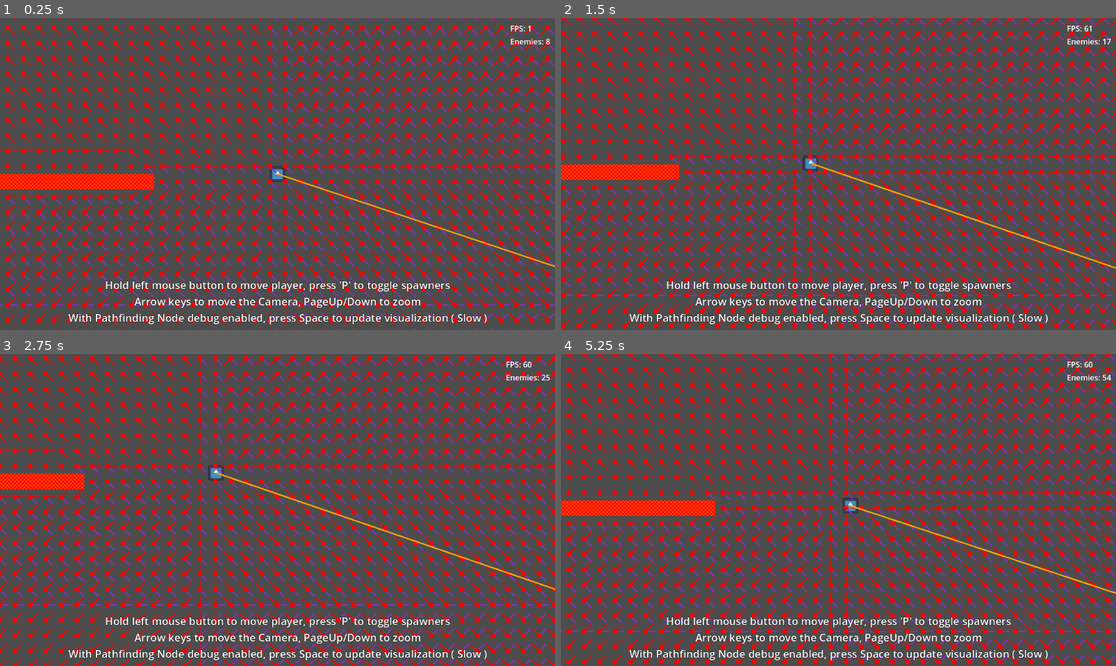
Above: before the commit, frames 1-4 (two rows, left to right).
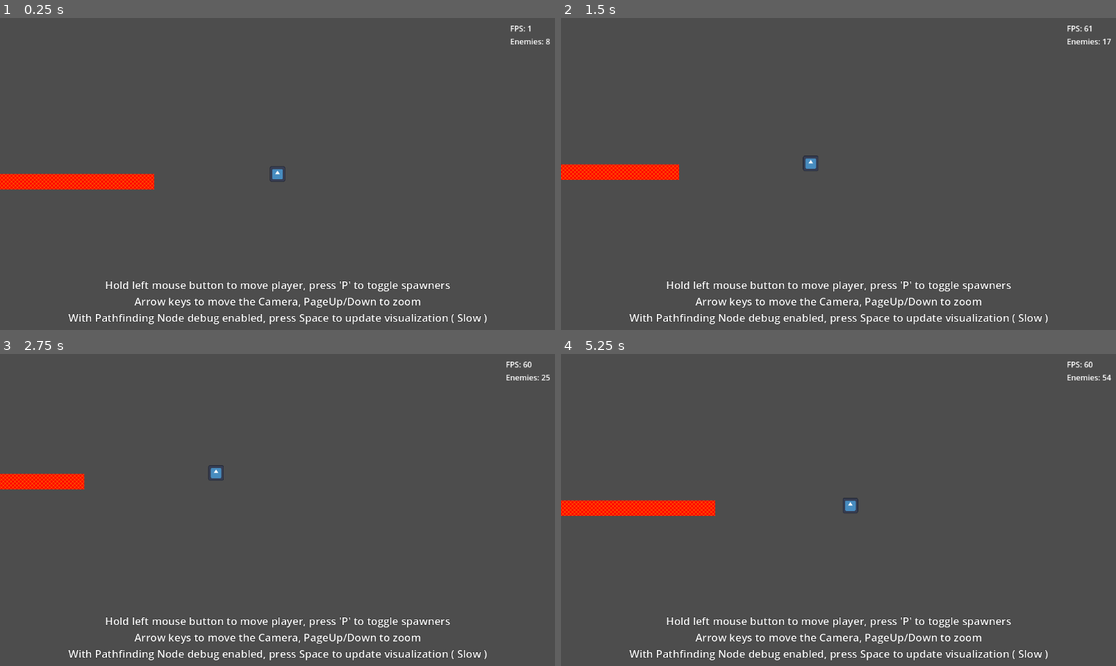
Above: after the commit, the same moments.

Repository: Griiimon/Manymies
Game: Godot game, scene res://main_large_level.tscn
Two runs of this game, one before a commit and one after it. Both use one fixed random seed, a clock stepped at 60 frames per second and the inputs below. The engine's default icon, where the game draws it, is replaced by a stand-in: a white triangle on a blue panel in a dark square.
Inputs (mouse positions are in pixels of both pictures, inside the frame that each line leads up to):
- Up to frame 1 (0.25 s): no input
- Up to frame 2 (1.5 s): tap P (pause_spawner) at 0.5, 1.25 s; move the mouse to (960, 158) at 0.52 s; hold Right (ui_right) 0.53-1.28 s; click (960, 158) at 0.67 s; tap Space (ui_select) at 0.77 s; move the mouse to (727, 189) at 1.27 s; hold Down (ui_down) from 1.28 s (still down)
- Up to frame 3 (2.75 s): tap Space (ui_select) at 1.52 s; tap P (pause_spawner) at 2 s; move the mouse to (333, 441) at 2.02 s; release Down (ui_down) at 2.03 s; hold Right (ui_right) from 2.03 s (still down)
- Up to frame 4 (5.25 s): tap P (pause_spawner) at 2.75, 3.5, 4.25 s; move the mouse to (810, 572) at 2.77 s; release Right (ui_right) at 2.78 s; hold Up (ui_up) 2.78-3.53 s; click (810, 572) at 2.92 s; tap Space (ui_select) at 3.02, 3.77, 4.52 s; move the mouse to (1005, 556) at 3.52 s; hold Left (ui_left) 3.53-5.03 s; move the mouse to (672, 463) at 4.27 s; move the mouse to (866, 510) at 5.02 s; hold Down (ui_down) from 5.03 s (still down); click (866, 510) at 5.17 s

The runs differ from the first frame. In frame 1, 16% of the frame differs, in the area x 0-100%, y 0-100%; in frame 2, 17%; in frame 3, 17%; in frame 4, 17%.

Commit message:
implement optional strict pathfinding mode

Diff:
--- a/main_large_level.tscn
+++ b/main_large_level.tscn
@@ -101,7 +101,7 @@
 [node name="Pathfinding" type="Node2D" parent="." node_paths=PackedStringArray("tile_map")]
 script = ExtResource("8_w0axd")
 tile_map = NodePath("../TileMapLayer Obstacles")
-debug_mode = true
+max_deviation_angle = 40.0
 
 [node name="Timer Update" type="Timer" parent="Pathfinding"]
 wait_time = 0.5
--- a/solutions/large_level_pathfinder.gd
+++ b/solutions/large_level_pathfinder.gd
@@ -2,7 +2,17 @@
 
 @export var tile_map: TileMapLayer
 @export var dynamic_field_size: Vector2i= Vector2i(60, 40)
+
+# with strict mode enabled always follow the flowfield direction..
+@export var strict_mode: bool= true
+
+# .. otherwise go straight to the player unless the flowfields direction
+# deviation from the direction to the player is greater than this angle
+@export var max_deviation_angle: float= 30.0
+
 @export var debug_mode: bool= false
+
+@onready var max_deviation_angle_cos: float= cos(deg_to_rad(max_deviation_angle))
 
 var dynamic_flow_field: DirectionFlowField
 var static_flow_fields: Array[DirectionFlowField]
@@ -38,6 +48,17 @@
 
 
 func get_direction(from: Vector2)-> Vector2:
+	var dir: Vector2= get_flowfield_direction(from)
+
+	if not Global.pathfinder.strict_mode:
+		var player_dir: Vector2= from.direction_to(Global.player.position)
+		if player_dir.dot(dir) > max_deviation_angle_cos:
+			dir= player_dir
+
+	return dir
+
+
+func get_flowfield_direction(from: Vector2)-> Vector2:
 	if dynamic_flow_field.rect.has_point(get_grid_coords(from)):
 		return dynamic_flow_field.get_direction(from)
 
